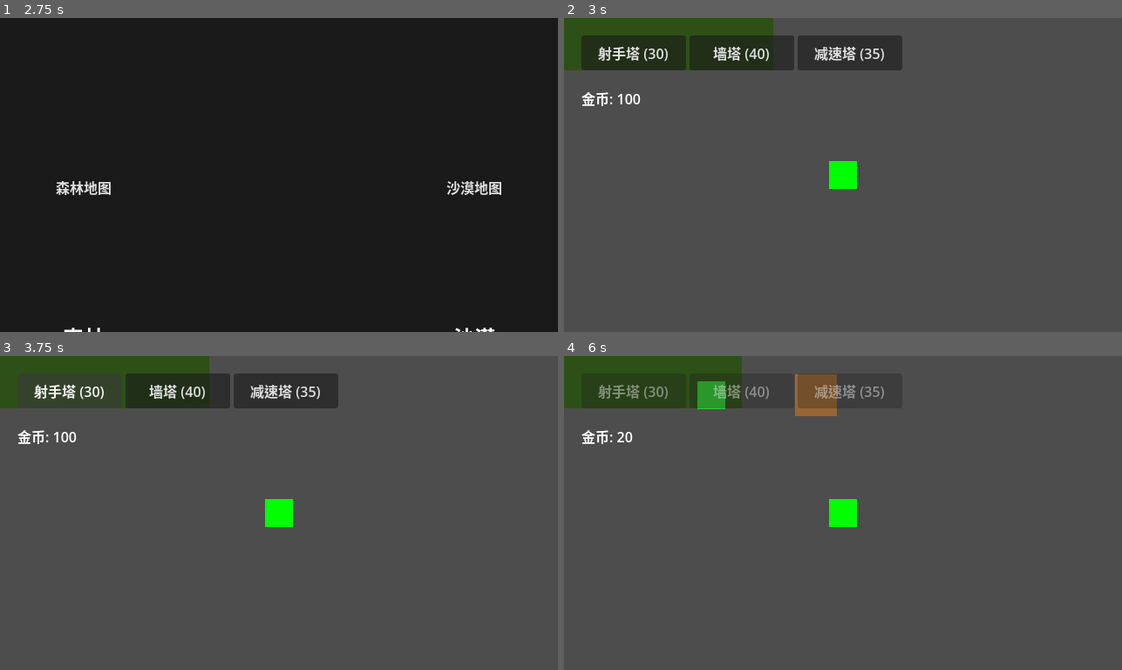
Above: before the commit, frames 1-4 (two rows, left to right).
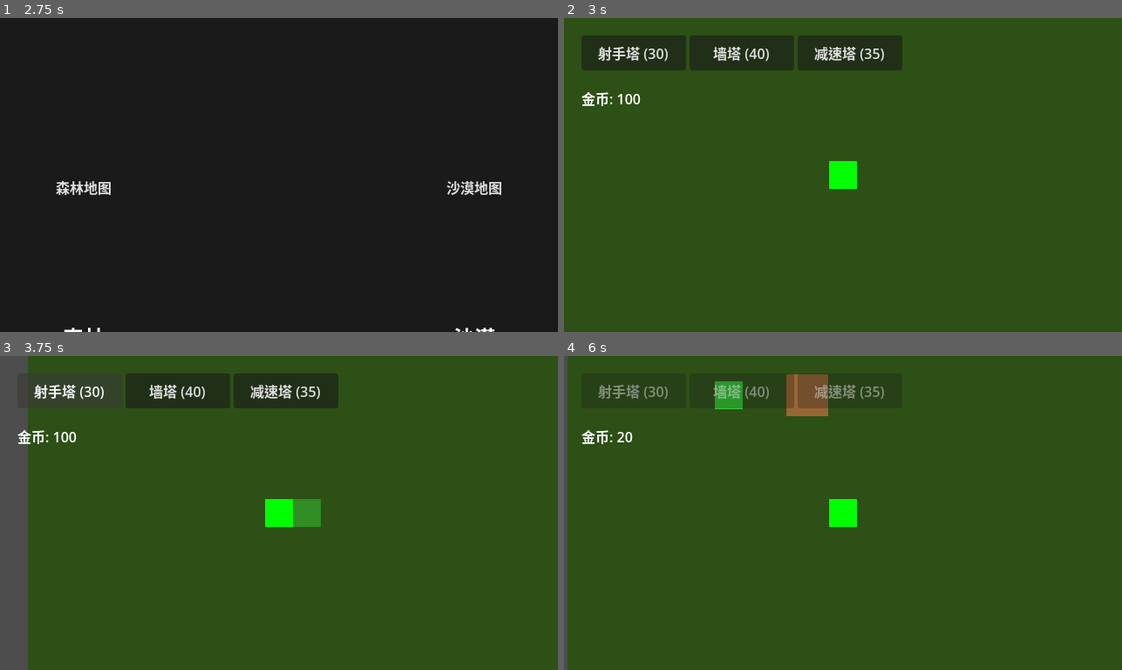
Above: after the commit, the same moments.

Repository: felang/utoland
Game: Godot game, scene res://scenes/ui/start_menu.tscn
Two runs of this game, one before a commit and one after it. Both use one fixed random seed, a clock stepped at 60 frames per second and the inputs below.
Inputs (mouse positions are in pixels of both pictures, inside the frame that each line leads up to):
- Up to frame 1 (2.75 s): click "Start Game" at 0.5 s; click "战士" at 1.25 s; click "Rifle (速射枪)" at 2 s
- Up to frame 2 (3 s): click "森林地图" at 2.75 s
- Up to frame 3 (3.75 s): click "射手塔 (30)" at 3.5 s
- Up to frame 4 (6 s): click "墙塔 (40)" at 4.25 s; click "减速塔 (35)" at 5 s; tap Enter at 5.75 s; move the mouse to (965, 497) at 5.77 s; hold D (move_right) from 5.78 s (still down); tap 1 at 5.85 s; click (965, 497) at 5.92 s

Frame 1 is identical in both runs. In frame 2, 91% of the frame differs, in the area x 0-100%, y 0-100%; in frame 3, 87%; in frame 4, 93%.

Commit message:
feat: 地图边界重设为40x30网格对应1200x900
Co-Authored-By: Claude Opus 4.6 (1M context) <noreply@anthropic.com>

Diff:
--- a/scenes/main.tscn
+++ b/scenes/main.tscn
@@ -11,7 +11,7 @@
 script = ExtResource("1_main")
 
 [node name="Player" parent="." unique_id=2056081713 instance=ExtResource("1_0wfyh")]
-position = Vector2(400, 300)
+position = Vector2(0, 0)
 
 [node name="EnemySpawner" type="Node" parent="." unique_id=1258091345]
 script = ExtResource("2_0wfyh")
--- a/scenes/map_boundary.tscn
+++ b/scenes/map_boundary.tscn
@@ -1,21 +1,21 @@
 [gd_scene format=3 uid="uid://5u5tndodgthf"]
 
 [sub_resource type="RectangleShape2D" id="RectangleShape2D_iyhav"]
-size = Vector2(2700, 50)
+size = Vector2(1260, 30)
 
 [sub_resource type="RectangleShape2D" id="RectangleShape2D_wiefh"]
-size = Vector2(2700, 50)
+size = Vector2(1260, 30)
 
 [sub_resource type="RectangleShape2D" id="RectangleShape2D_6v7eo"]
-size = Vector2(50, 2100)
+size = Vector2(30, 960)
 
 [sub_resource type="RectangleShape2D" id="RectangleShape2D_ixxjf"]
-size = Vector2(50, 2100)
+size = Vector2(30, 960)
 
 [node name="MapBoundary" type="Node2D" unique_id=1220843918]
 
 [node name="TopWall" type="StaticBody2D" parent="." unique_id=1675849148]
-position = Vector2(0, -1075)
+position = Vector2(0, -465)
 collision_layer = 16
 collision_mask = 15
 
@@ -23,14 +23,14 @@
 shape = SubResource("RectangleShape2D_iyhav")
 
 [node name="Visual" type="ColorRect" parent="TopWall" unique_id=19432555]
-offset_left = -1350.0
-offset_top = -25.0
-offset_right = 1350.0
-offset_bottom = 25.0
+offset_left = -630.0
+offset_top = -15.0
+offset_right = 630.0
+offset_bottom = 15.0
 color = Color(0.4, 0.3, 0.2, 1)
 
 [node name="BottomWall" type="StaticBody2D" parent="." unique_id=1375923321]
-position = Vector2(0, 1075)
+position = Vector2(0, 465)
 collision_layer = 16
 collision_mask = 15
 
@@ -38,14 +38,14 @@
 shape = SubResource("RectangleShape2D_wiefh")
 
 [node name="Visual" type="ColorRect" parent="BottomWall" unique_id=1097299308]
-offset_left = -1350.0
-offset_top = -25.0
-offset_right = 1350.0
-offset_bottom = 25.0
+offset_left = -630.0
+offset_top = -15.0
+offset_right = 630.0
+offset_bottom = 15.0
 color = Color(0.4, 0.3, 0.2, 1)
 
 [node name="LeftWall" type="StaticBody2D" parent="." unique_id=1196996007]
-position = Vector2(-1375, 0)
+position = Vector2(-615, 0)
 collision_layer = 16
 collision_mask = 15
 
@@ -53,14 +53,14 @@
 shape = SubResource("RectangleShape2D_6v7eo")
 
 [node name="Visual" type="ColorRect" parent="LeftWall" unique_id=312801315]
-offset_left = -25.0
-offset_top = -1050.0
-offset_right = 25.0
-offset_bottom = 1050.0
+offset_left = -15.0
+offset_top = -480.0
+offset_right = 15.0
+offset_bottom = 480.0
 color = Color(0.4, 0.3, 0.2, 1)
 
 [node name="RightWall" type="StaticBody2D" parent="." unique_id=272618173]
-position = Vector2(1375, 0)
+position = Vector2(615, 0)
 collision_layer = 16
 collision_mask = 15
 
@@ -68,8 +68,8 @@
 shape = SubResource("RectangleShape2D_ixxjf")
 
 [node name="Visual" type="ColorRect" parent="RightWall" unique_id=850013460]
-offset_left = -25.0
-offset_top = -1050.0
-offset_right = 25.0
-offset_bottom = 1050.0
+offset_left = -15.0
+offset_top = -480.0
+offset_right = 15.0
+offset_bottom = 480.0
 color = Color(0.4, 0.3, 0.2, 1)
--- a/scenes/placement.tscn
+++ b/scenes/placement.tscn
@@ -12,11 +12,11 @@
 z_index = -100
 
 [node name="BackgroundSprite" type="Sprite2D" parent="Background"]
-position = Vector2(960, 540)
+position = Vector2(0, 0)
 centered = true
 
 [node name="Player" type="CharacterBody2D" parent="." unique_id=2056081713 instance=ExtResource("1_8iydn")]
-position = Vector2(400, 300)
+position = Vector2(0, 0)
 collision_mask = 18
 script = ExtResource("2_faaep")
 
--- a/tests/integration/test_enemy_spawning.gd
+++ b/tests/integration/test_enemy_spawning.gd
@@ -150,3 +150,10 @@
 		assert_true(config.has("coin_drop_min"), "Enemy config should have coin_drop_min")
 		assert_true(config.has("coin_drop_max"), "Enemy config should have coin_drop_max")
 		assert_gte(config["coin_drop_max"], config["coin_drop_min"], "Max coin drop should be >= min")
+
+func test_spawn_position_is_inside_new_map_bounds():
+	var spawner = preload("res://scripts/systems/enemy_spawner.gd").new()
+	for i in range(20):
+		var pos = spawner.get_random_spawn_position()
+		assert_lte(abs(pos.x), GameConfig.MAP_HALF_WIDTH)
+		assert_lte(abs(pos.y), GameConfig.MAP_HALF_HEIGHT)
